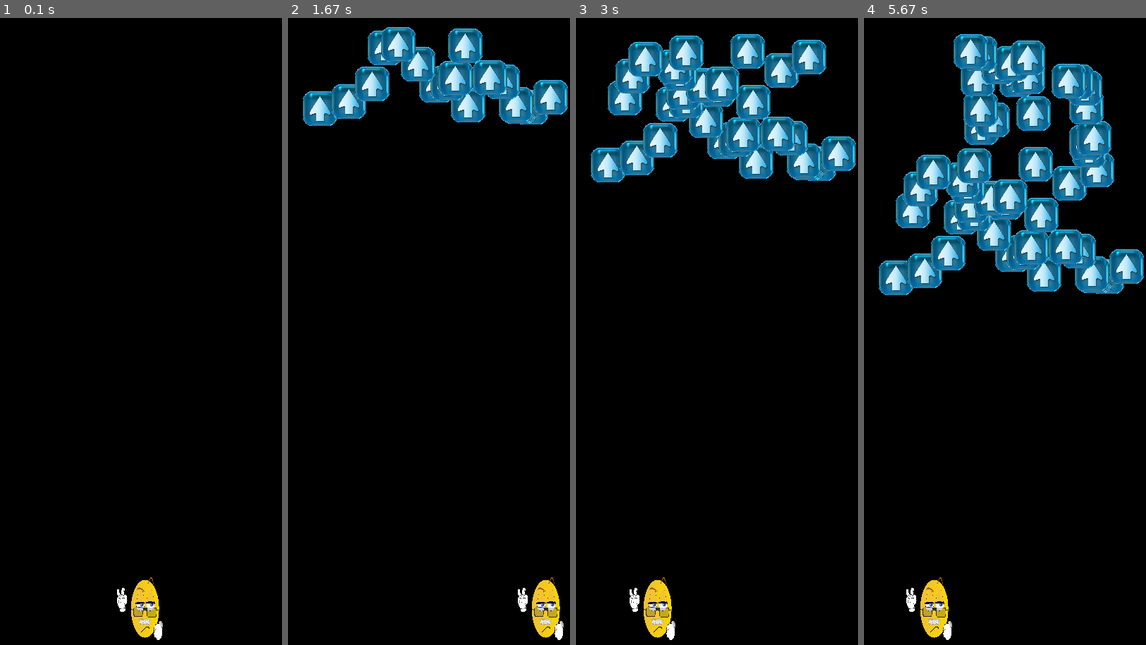
Above: before the commit, frames 1-4 (left to right).
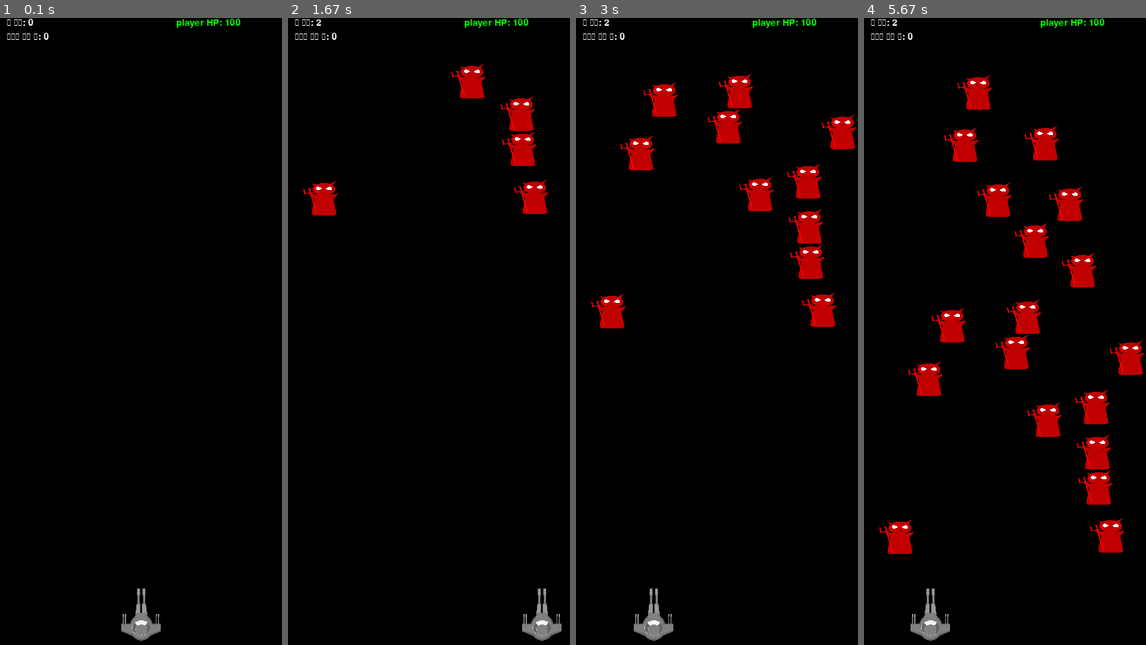
Above: after the commit, the same moments.

Repository: pygameprj/pygame
Game: pygame game, started from Pygame_t2.py
Two runs of this game, one before a commit and one after it. Both use one fixed random seed, a clock stepped at 60 frames per second and the inputs below.
Inputs:
- Up to frame 1 (0.1 s): no input
- Up to frame 2 (1.67 s): hold Space 0.33-0.8 s; hold Right 0.33-0.8 s
- Up to frame 3 (3 s): hold Left 1.83-2.37 s; hold Left 2.4-2.8 s; hold Right from 2.83 s (still down)
- Up to frame 4 (5.67 s): release Right at 3.47 s; hold Left 3.5-3.97 s; hold Right 4-4.47 s; tap Space at 4.07, 4.37, 4.57, 4.87, 5.07, 5.37, 5.63 s; hold Right 4.5-4.97 s; hold Left 5-5.53 s; hold Left from 5.57 s (still down)

The runs differ from the first frame. In frame 1, 1.2% of the frame differs, in the area x 2-86%, y 0-100%; in frame 2, 10%; in frame 3, 17%; in frame 4, 26%, in the area x 2-100%, y 0-100%.

Commit message:
슈팅게임 이미지 추가, 상태게임화면에 출력 추가, 파괴 이팩트 추가

Diff:
--- a/Pygame_t2.py
+++ b/Pygame_t2.py
@@ -7,20 +7,22 @@
 BLACK = (0, 0, 0)
 WHITE = (255, 255, 255)
 GREEN = (0,255, 0)
-M_PER = 10 # 미사일 생성 확률 퍼센트
+M_PER = 3 # 미사일 생성 확률 퍼센트
 player_HP = 100
 player_SPEED = 7
-misile_SPEED = 15
-obs_HP = 5
-obs_SPEED = 1
+missile_SPEED = 15
+obs_HP = 4
+obs_SPEED = 2
 
 #objSize
 playerSizeX = 80
 playerSizeY = 100
-misileSizeX = 15
-misileSizeY = 20
+missileSizeX = 15
+missileSizeY = 20
 obsSizeX = 50
 obsSizeY = 50
+boomX = 50
+boomY = 50
 
 SCREEN_WIDTH = 400 #가로
 SCREEN_HEIGHT = 900 #세로
@@ -50,33 +52,43 @@
         screen.blit(self.img, (self.x, self.y))
 
 def initPlayer(player):
-    player.put_img("image\good.png")
+    player.put_img("image\gfigter.png")
     player.change_size(playerSizeX, playerSizeY)
     player.x = round((SCREEN_WIDTH - player.sx)/2)
     player.y = SCREEN_HEIGHT - player.sy - 15
     player.move = player_SPEED
     player.HP = player_HP
 
-def newMisile(m_list, m_STR, player):
-    misile = obj()  # misile
-    misile.put_img("image\gbad.png")
-    misile.change_size(misileSizeX, misileSizeY)
-    misile.x = round(player.x + player.sx/2 - misile.sx/2)
-    misile.y = player.y - misile.y
-    misile.move = misile_SPEED
-    misile.STR = m_STR
-    m_list.append(misile)
+def newMissile(m_list, m_STR, player):
+    missile = obj()  # missile
+    missile.put_img("image\missile.png")
+    missile.change_size(missileSizeX, missileSizeY)
+    missile.x = round(player.x + player.sx/2 - missile.sx/2)
+    missile.y = player.y - missile.y
+    missile.move = missile_SPEED
+    missile.STR = m_STR
+    m_list.append(missile)
 
 def newobs(obs_list):
     if random.random() < M_PER/100:
         obstacle = obj()  # devil
-        obstacle.put_img("image\direction.png")
+        obstacle.put_img("image\devil.png")
         obstacle.change_size(obsSizeX, obsSizeY)
         obstacle.x = random.randrange(0, SCREEN_WIDTH - obstacle.sx)
-        obstacle.y = 10
+        obstacle.y = 10 + 40
         obstacle.move = obs_SPEED
         obstacle.HP = obs_HP
         obs_list.append(obstacle)
+
+def makeBoom(boom_list, obj_list, delObj_list):
+    for i in range(len(delObj_list)):
+        obj_list[delObj_list[i]]
+        boom = obj()
+        boom.put_img("image\explosion.png")
+        boom.change_size(boomX, boomY)
+        boom.x = obj_list[delObj_list[i]].x
+        boom.y = obj_list[delObj_list[i]].y
+        boom_list.append(boom)
 
 #충돌여부
 def oLap(obj1, obj2):
@@ -104,17 +116,23 @@
         for delObj in reversed_delObj_list:
             del obj_list[delObj]
 
+
 #오브젝트가 나가면 삭제
 def outOfObj(obj_list):
+    count = 0
     delObj_list = []
     if len(obj_list):
         for i in range(len(obj_list)):
-            if obj_list[i].y < 0 or obj_list[i].y + obj_list[i].sy > SCREEN_HEIGHT:
+            if obj_list[i].y < 0:
                 delObj_list.append(i)
+            if obj_list[i].y + obj_list[i].sy > SCREEN_HEIGHT:
+                delObj_list.append(i)
+                count += 1
     delObjf(obj_list, delObj_list)
+    return count
 
 #충돌
-def hitObs(m_list, obs_list):
+def hitObs(m_list, obs_list, boom_list):
     TF = False
     delObs_list = []; delM_list = []
 
@@ -125,9 +143,12 @@
                 if  m_list[i].HP <= 0 and i not in delM_list: delM_list.append(i)
                 if obs_list[j].HP <= 0 and j not in delObs_list: delObs_list.append(j)
                 TF = True
-
+    makeBoom(boom_list, obs_list, delObs_list)
+    global obsCount
+    obsCount += len(delObs_list)
     delObjf(obs_list, delObs_list)
     delObjf(m_list, delM_list)
+
     return TF
 
 def hitPlayer(player, obs_list):
@@ -141,36 +162,45 @@
     return TF
 
 #그리기 함수
-def drawf(screen, player, m_list, obs_list):
+def drawf(screen, player, m_list, obs_list, boom_list):
     screen.fill(BLACK)
     player.show()
 
-    for misile in m_list:
-        misile.show()
+    for missile in m_list:
+        missile.show()
     for obstacle in obs_list:
         obstacle.show()
-
+    for boom in boom_list:
+        boom.show()
+    delObjf(boom_list, [i for i in range(len(boom_list))])
 #게임 오버
 def ifGameOver(player):
     if player.HP <= 0:
         print("player HP is 0 \n GAME OVER!")
         exit(0)
 
+def writeScore(screen, count, message, fontX, fontY, color = WHITE):
+    font = pygame.font.SysFont('나눔고딕', 20)
+    text = font.render(message + ": "+ str(count), True, color)
+    screen.blit(text,(fontX,fontY))
+
 def main():
     # 1. 게임 초기화
     pygame.init()
     screen = pygame.display.set_mode((SCREEN_WIDTH, SCREEN_HEIGHT))
+    global obsCount
 
     # 2. 게임창 옵션 설정
     title = "My Game"
     pygame.display.set_caption(title)
 
     # 3. 게임내 필요한 설정
-    misile_list = []; obstacle_list = []
+    missile_list = []; obstacle_list = []; boom_list = []
     clock = pygame.time.Clock()
     count = 0 #미사일 지연
+    damageAmount = 0 #총 딜량
     obsCount = 0 #장애물 삭제 갯수
-    misile_STR = 1 #미사일 공격력
+    missile_STR = 1 #미사일 공격력
 
     player = obj()  # SpaceShip
     initPlayer(player) #플래이어 상태 초기화
@@ -200,7 +230,7 @@
 
         #스패이스바 입력시 미사일 생성
         if key_event[pygame.K_SPACE] and count % 6 == 0:
-            newMisile(misile_list, misile_STR, player)
+            newMissile(missile_list, missile_STR, player)
             count = 0
         count += 1
 
@@ -208,21 +238,24 @@
         newobs(obstacle_list)
 
         #move obj
-        UPObjf(misile_list)
+        UPObjf(missile_list)
         DOWNObjf(obstacle_list)
 
         #del obj
-        outOfObj(misile_list)
-        outOfObj(obstacle_list)
+        outOfObj(missile_list)
+        player.HP -= outOfObj(obstacle_list)
 
         #충돌시 오브젝트 파괴
-        if hitObs(misile_list, obstacle_list): obsCount += 1
+        if hitObs(missile_list, obstacle_list, boom_list):  damageAmount += 1
         #플래이어 체력 감소
         if hitPlayer(player, obstacle_list): player.HP -= 1
         # print("obs del count: ",obsCount)
 
         # 4-4, 그리기
-        drawf(screen, player, misile_list, obstacle_list)
+        drawf(screen, player, missile_list, obstacle_list, boom_list)
+        writeScore(screen, damageAmount, "총 딜량", 10, 0)
+        writeScore(screen, obsCount, "처리한 악마 수", 10, 20)
+        writeScore(screen, player.HP, "player HP", SCREEN_WIDTH-150, 00, GREEN)
 
         # 4-5, 업데이트
         pygame.display.flip()
Binary file added: image/devil.png
Binary file added: image/gfigter.png
Binary file added: image/missile.png
